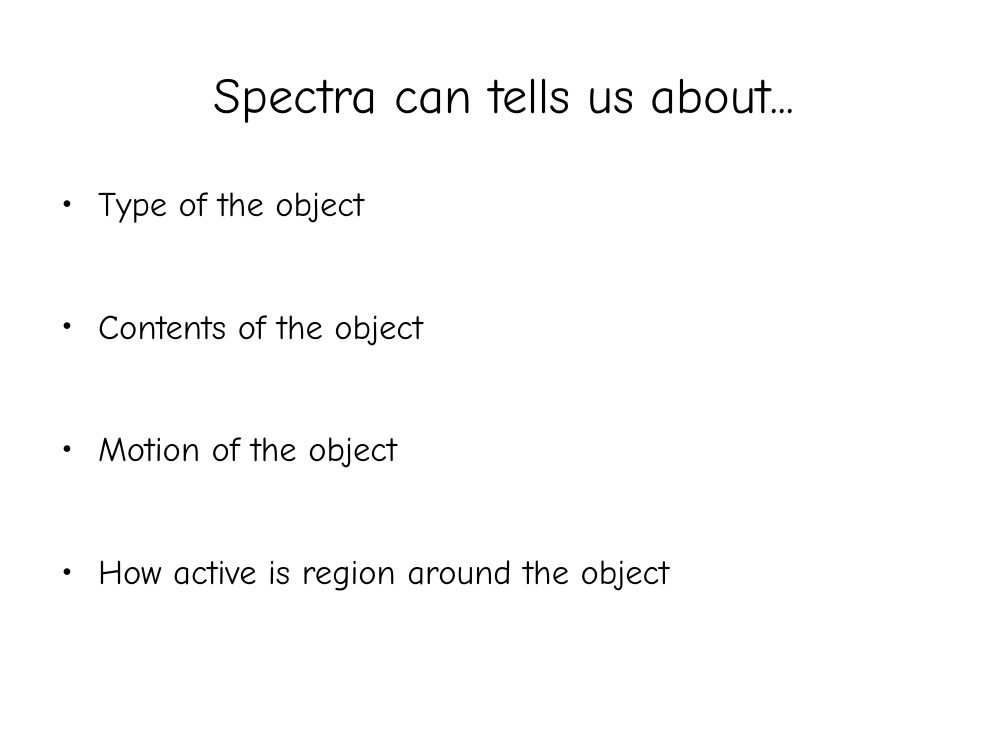
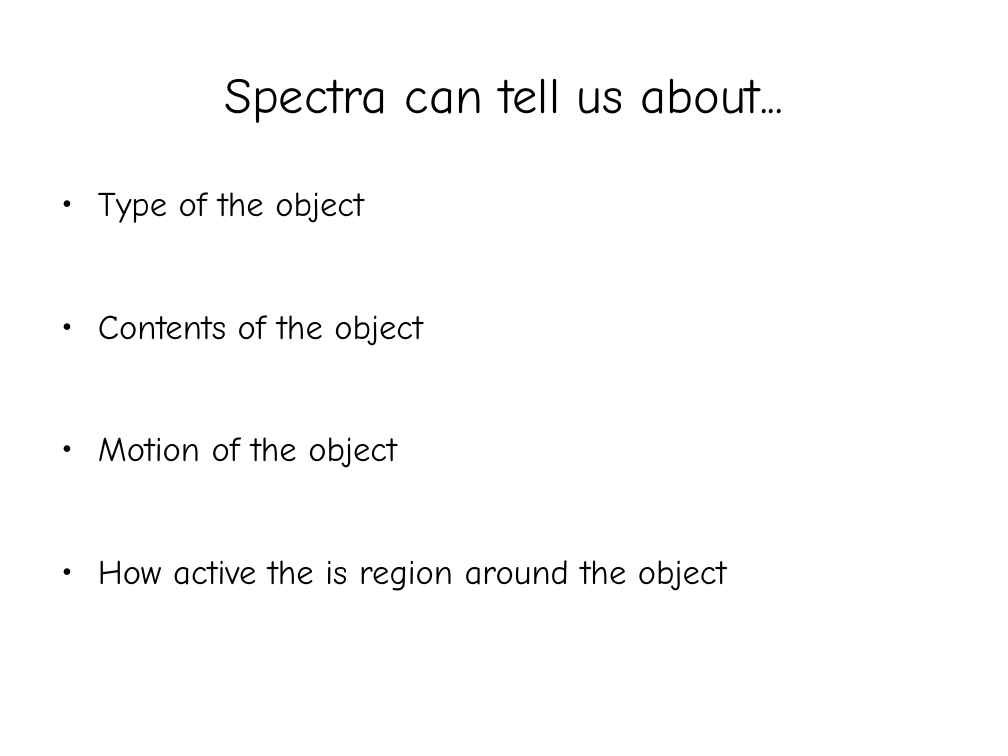
Before and after one commit to vaammpyy/M31-Spectra-Analysis, a slide deck: slide 4 of M31 Report.pptx. Drawn at 1008x756 pixels with LibreOffice and Linux fonts; fonts in the diff are those of the drawing. Boxes give left, top, right and bottom in pixels: in the first picture for what was removed or moved away, otherwise in the second. Text is boxed around its words. In the diff, an @@ line names an element or a change of style, - is before the commit and + after.

```diff
--- a/M31 Report.pptx
+++ b/M31 Report.pptx
@@ text at (224,78,783,123): text changed @@
-Spectra can tells us about...
+Spectra can tell us about...
@@ text at (98,560,727,591): text changed @@
-● How active is region around the object
+● How active the is region around the object
```
Also in this commit, not shown: 12 other slides changed, 1 slide added.
